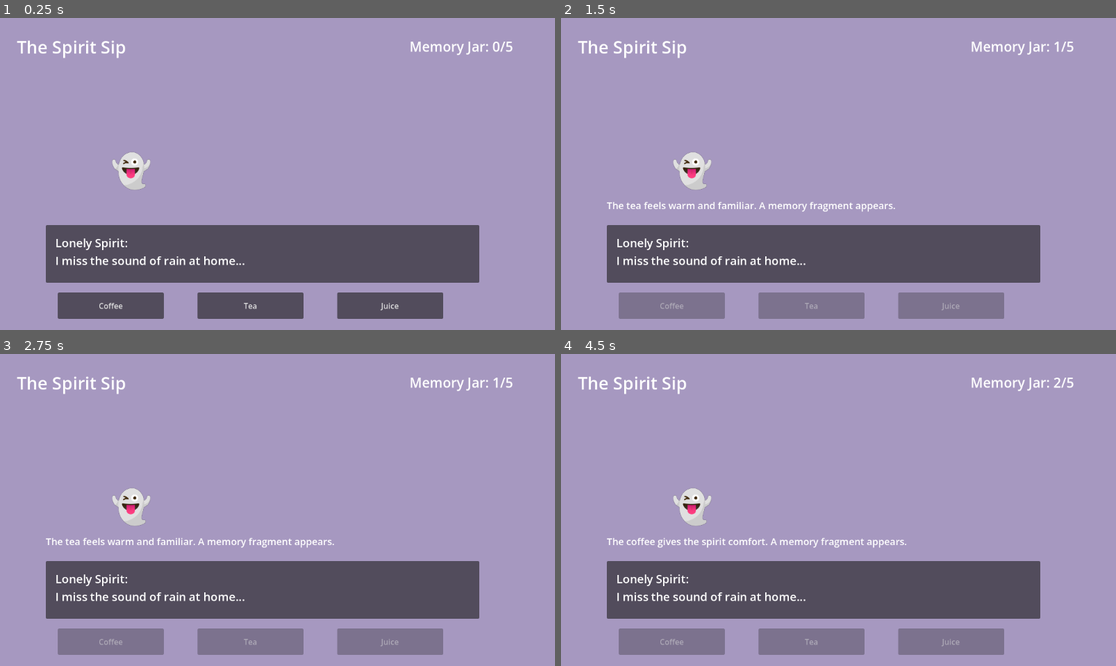
Above: before the commit, frames 1-4 (two rows, left to right).
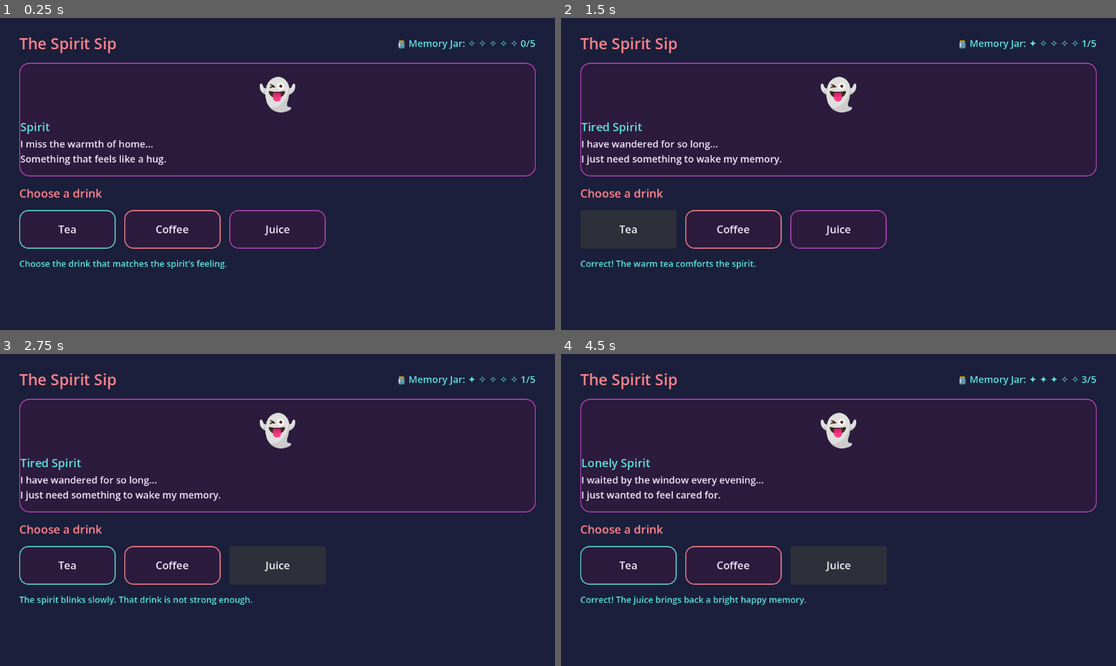
Above: after the commit, the same moments.

Repository: tipaniathebread/the-spirit-sip
Game: Godot game, scene res://scenes/main.tscn
Same seed, same stepped clock (60 frames per second), same inputs: the game is played once before the commit and once after it. Before the commit the project starts from res://maincafe.tscn.
Inputs (mouse positions are in pixels of both pictures, inside the frame that each line leads up to):
- Up to frame 1 (0.25 s): no input
- Up to frame 2 (1.5 s): click "Coffee" at 0.5 s; click "Tea" at 1.25 s
- Up to frame 3 (2.75 s): click (277, 566) at 2 s, where only the run after the commit has a clickable "Juice"
- Up to frame 4 (4.5 s): click (627, 566) at 2.75 s, where only the run after the commit has a clickable "Tea"; click "Coffee" at 3.5 s; click (838, 566) at 4.25 s, where only the run after the commit has a clickable "Juice"

The runs differ from the first frame. In frame 1, 100% of the frame differs, in the area x 0-100%, y 0-100%; in frame 2, 100%; in frame 3, 100%; in frame 4, 100%.
Error before the commit: Invalid assignment of property or key 'text' with value of type 'String' on a base object of type 'null instance'. (res://maincafe.gd:98)

Commit message:
coding everything again
changed some bits, ill be wokring on the art soon

Diff:
--- a/maincafe.gd
+++ /dev/null
@@ -1,169 +0,0 @@
-extends Control
-
-# -----------------------------
-# THE SPIRIT SIP - MAIN GAME SCRIPT
-# This script controls:
-# - spirit dialogue
-# - drink choices
-# - memory fragment score
-# - ending when the jar reaches 5/5
-# -----------------------------
-
-
-# How many memory fragments the player has collected
-var memory_fragments := 0
-
-# How many fragments are needed to finish the game
-var max_fragments := 5
-
-# Which spirit is currently being shown
-var current_spirit_index := 0
-
-# Stops the player from clicking buttons too fast
-var is_changing_spirit := false
-
-
-# This is the spirit data.
-# Each spirit has:
-# name, dialogue, correct drink, success message, and wrong message.
-var spirits = [
-	{
-		"name": "Lonely Spirit",
-		"dialogue": "I miss the sound of rain at home...",
-		"correct_drink": "Tea",
-		"success": "The tea feels warm and familiar. A memory fragment appears.",
-		"wrong": "That drink does not match the spirit's memory."
-	},
-	{
-		"name": "Tired Spirit",
-		"dialogue": "I have been wandering for so long...",
-		"correct_drink": "Coffee",
-		"success": "The coffee gives the spirit comfort. A memory fragment appears.",
-		"wrong": "The spirit still looks tired."
-	},
-	{
-		"name": "Playful Spirit",
-		"dialogue": "I remember sunny days and sweet laughter...",
-		"correct_drink": "Juice",
-		"success": "The juice reminds the spirit of happy memories.",
-		"wrong": "The spirit tilts its head, unsure."
-	},
-	{
-		"name": "Quiet Spirit",
-		"dialogue": "I used to sit by the window during storms...",
-		"correct_drink": "Tea",
-		"success": "The warm tea brings peace to the spirit.",
-		"wrong": "The spirit stays quiet."
-	},
-	{
-		"name": "Lost Spirit",
-		"dialogue": "I cannot remember where I was going...",
-		"correct_drink": "Coffee",
-		"success": "The coffee helps the spirit remember their path.",
-		"wrong": "The memory stays unclear."
-	}
-]
-
-
-# These connect the script to the child nodes in scene.
-# The names must match scene tree exactly.
-@onready var title_label: Label = $TitleLabel
-@onready var spirit_label: Label = $SpiritLabel
-@onready var dialogue_label: Label = $DialoguePanel/DialogueLabel
-@onready var coffee_button: Button = $CoffeeButton
-@onready var tea_button: Button = $TeaButton
-@onready var juice_button: Button = $JuiceButton
-@onready var memory_jar_label: Label = $MemoryJarLabel
-@onready var feedback_label: Label = $FeedbackLabel
-
-
-func _ready():
-	# Set the starting title
-	title_label.text = "The Spirit Sip"
-
-	# Show the first spirit when the game starts
-	show_current_spirit()
-
-	# Connect the buttons to the drink choice function
-	coffee_button.pressed.connect(func(): choose_drink("Coffee"))
-	tea_button.pressed.connect(func(): choose_drink("Tea"))
-	juice_button.pressed.connect(func(): choose_drink("Juice"))
-
-
-func show_current_spirit():
-	# Get the current spirit from the list
-	var spirit = spirits[current_spirit_index]
-
-	# Show the spirit dialogue
-	dialogue_label.text = spirit["name"] + ":\n" + spirit["dialogue"]
-
-	# Clear the feedback message
-	feedback_label.text = ""
-
-	# Update the memory jar text
-	update_memory_jar()
-
-	# Optional: show a simple ghost emoji for now
-	# Later you can replace this with a Sprite2D or TextureRect.
-	spirit_label.text = "👻"
-
-
-func choose_drink(drink_name: String):
-	# Prevent button spam while changing spirits
-	if is_changing_spirit:
-		return
-
-	var spirit = spirits[current_spirit_index]
-
-	# Check if the player chose the correct drink
-	if drink_name == spirit["correct_drink"]:
-		memory_fragments += 1
-		feedback_label.text = spirit["success"]
-		update_memory_jar()
-
-		# If the jar is full, finish the game
-		if memory_fragments >= max_fragments:
-			end_game()
-			return
-
-		# Move to the next spirit after a short pause
-		is_changing_spirit = true
-		set_buttons_disabled(true)
-
-		await get_tree().create_timer(1.5).timeout
-
-		current_spirit_index += 1
-		show_current_spirit()
-
-		is_changing_spirit = false
-		set_buttons_disabled(false)
-
-	else:
-		# Wrong drink: player can try again
-		feedback_label.text = spirit["wrong"] + " Try again."
-
-
-func update_memory_jar():
-	# Updates the Memory Jar label, example: Memory Jar: 3/5
-	memory_jar_label.text = "Memory Jar: " + str(memory_fragments) + "/" + str(max_fragments)
-
-
-func set_buttons_disabled(value: bool):
-	# Turns the buttons on or off
-	coffee_button.disabled = value
-	tea_button.disabled = value
-	juice_button.disabled = value
-
-
-func end_game():
-	# This runs when the player collects 5 fragments
-	dialogue_label.text = "The Memory Jar is full.\nThe spirits move on peacefully."
-
-	feedback_label.text = "Ending reached: The cafe has helped 5 spirits."
-
-	spirit_label.text = "✨"
-
-	update_memory_jar()
-
-	# Disable buttons because the game has ended
-	set_buttons_disabled(true)
--- a/maincafe.tscn
+++ /dev/null
@@ -1,103 +0,0 @@
-[gd_scene format=3 uid="uid://bnp3qr4ut5bou"]
-
-[ext_resource type="Script" uid="uid://b0x1pgsfrmaqn" path="res://maincafe.gd" id="1_nfyea"]
-
-[node name="Maincafe" type="Control" unique_id=1757790475]
-layout_mode = 3
-anchors_preset = 15
-anchor_right = 1.0
-anchor_bottom = 1.0
-grow_horizontal = 2
-grow_vertical = 2
-script = ExtResource("1_nfyea")
-
-[node name="Background" type="ColorRect" parent="." unique_id=2065140556]
-layout_mode = 1
-anchors_preset = 15
-anchor_right = 1.0
-anchor_bottom = 1.0
-grow_horizontal = 2
-grow_vertical = 2
-color = Color(0.8229651, 0.7401931, 0.97668904, 0.67058825)
-
-[node name="DialoguePanel" type="Panel" parent="." unique_id=2107571969]
-layout_mode = 0
-offset_left = 95.0
-offset_top = 430.0
-offset_right = 995.0
-offset_bottom = 550.0
-
-[node name="FeedbackLabel" type="Label" parent="." unique_id=1794648167]
-layout_mode = 0
-offset_left = 95.0
-offset_top = 375.0
-offset_right = 995.0
-offset_bottom = 420.0
-theme_override_font_sizes/font_size = 20
-autowrap_mode = 3
-
-[node name="DialogueLabel" type="Label" parent="." unique_id=147228879]
-layout_mode = 0
-offset_left = 115.0
-offset_top = 450.0
-offset_right = 965.0
-offset_bottom = 540.0
-theme_override_font_sizes/font_size = 24
-text = "Lonely Spirit:
-I miss the sound of rain at home..."
-autowrap_mode = 3
-
-[node name="TitleLabel" type="Label" parent="." unique_id=577369978]
-layout_mode = 0
-offset_left = 35.0
-offset_top = 35.0
-offset_right = 385.0
-offset_bottom = 95.0
-theme_override_font_sizes/font_size = 36
-text = "The Spirit Sip"
-
-[node name="SpiritLabel" type="Label" parent="." unique_id=1996026347]
-layout_mode = 0
-offset_left = 230.0
-offset_top = 250.0
-offset_right = 360.0
-offset_bottom = 380.0
-theme_override_font_sizes/font_size = 85
-text = "👻"
-
-[node name="MemoryJarLabel" type="Label" parent="." unique_id=2046099637]
-layout_mode = 1
-anchors_preset = 1
-anchor_left = 1.0
-anchor_right = 1.0
-offset_left = -302.0
-offset_top = 40.0
-offset_right = -32.0
-offset_bottom = 100.0
-grow_horizontal = 0
-theme_override_font_sizes/font_size = 28
-text = "Memory Jar: 0/5"
-
-[node name="CoffeeButton" type="Button" parent="." unique_id=1719917441]
-layout_mode = 0
-offset_left = 120.0
-offset_top = 570.0
-offset_right = 340.0
-offset_bottom = 625.0
-text = "Coffee"
-
-[node name="TeaButton" type="Button" parent="." unique_id=216239653]
-layout_mode = 0
-offset_left = 410.0
-offset_top = 570.0
-offset_right = 630.0
-offset_bottom = 625.0
-text = "Tea"
-
-[node name="JuiceButton" type="Button" parent="." unique_id=22179987]
-layout_mode = 0
-offset_left = 700.0
-offset_top = 570.0
-offset_right = 920.0
-offset_bottom = 625.0
-text = "Juice"
--- /dev/null
+++ b/scenes/main.gd
@@ -0,0 +1,131 @@
+extends Control
+
+# Tracks how many memory fragments the player has collected.
+var memory_fragments: int = 0
+
+# The player wins when they collect 5 fragments.
+var max_fragments: int = 5
+
+# Tracks which spirit/question the player is currently on.
+var current_spirit_index: int = 0
+
+# These connect the script to the labels in your scene.
+@onready var memory_jar_label: Label = $MainContainer/ContentBox/TopBar/MemoryJarLabel
+@onready var spirit_name_label: Label = $MainContainer/ContentBox/StoryPanel/StoryBox/SpiritNameLabel
+@onready var dialogue_label: Label = $MainContainer/ContentBox/StoryPanel/StoryBox/DialogueLabel
+@onready var feedback_label: Label = $MainContainer/ContentBox/FeedbackLabel
+
+# These connect the script to your drink buttons.
+@onready var tea_button: Button = $MainContainer/ContentBox/DrinkChoiceBox/TeaButton
+@onready var coffee_button: Button = $MainContainer/ContentBox/DrinkChoiceBox/CoffeeButton
+@onready var juice_button: Button = $MainContainer/ContentBox/DrinkChoiceBox/JuiceButton
+
+
+# This is the list of spirits/questions.
+# Each spirit has dialogue and one correct drink.
+var spirits = [
+	{
+		"name": "Spirit",
+		"dialogue": "I miss the warmth of home...\nSomething that feels like a hug.",
+		"correct_drink": "Tea",
+		"success": "Correct! The warm tea comforts the spirit.",
+		"wrong": "The spirit looks unsure. That drink does not match their feeling."
+	},
+	{
+		"name": "Tired Spirit",
+		"dialogue": "I have wandered for so long...\nI just need something to wake my memory.",
+		"correct_drink": "Coffee",
+		"success": "Correct! The coffee helps the spirit remember.",
+		"wrong": "The spirit blinks slowly. That drink is not strong enough."
+	},
+	{
+		"name": "Joyful Spirit",
+		"dialogue": "I remember sunny days and laughter...\nSomething bright would help me hold onto it.",
+		"correct_drink": "Juice",
+		"success": "Correct! The juice brings back a bright happy memory.",
+		"wrong": "The spirit tilts their head. That does not feel cheerful enough."
+	},
+	{
+		"name": "Lonely Spirit",
+		"dialogue": "I waited by the window every evening...\nI just wanted to feel cared for.",
+		"correct_drink": "Tea",
+		"success": "Correct! The tea makes the spirit feel less alone.",
+		"wrong": "The spirit looks down. That drink does not feel gentle enough."
+	},
+	{
+		"name": "Brave Spirit",
+		"dialogue": "I was scared, but I kept going...\nI need something bold to finish my story.",
+		"correct_drink": "Coffee",
+		"success": "Correct! The coffee gives the spirit courage.",
+		"wrong": "The spirit shakes their head. That drink does not feel bold enough."
+	}
+]
+
+
+func _ready() -> void:
+	# This runs when the game starts.
+	update_memory_jar()
+	show_current_spirit()
+	feedback_label.text = "Choose the drink that matches the spirit’s feeling."
+
+
+func update_memory_jar() -> void:
+	# Creates a small visual meter for the memory jar.
+	var meter: String = ""
+
+	for i in range(max_fragments):
+		if i < memory_fragments:
+			meter += "✦ "
+		else:
+			meter += "✧ "
+
+	memory_jar_label.text = "🫙 Memory Jar: " + meter + str(memory_fragments) + "/" + str(max_fragments)
+
+
+func show_current_spirit() -> void:
+	# Shows the current spirit's name and dialogue.
+	var current_spirit = spirits[current_spirit_index]
+	spirit_name_label.text = current_spirit["name"]
+	dialogue_label.text = current_spirit["dialogue"]
+
+
+func choose_drink(drink_name: String) -> void:
+	# Checks if the player picked the correct drink.
+	var current_spirit = spirits[current_spirit_index]
+
+	if drink_name == current_spirit["correct_drink"]:
+		memory_fragments += 1
+		update_memory_jar()
+		feedback_label.text = current_spirit["success"]
+
+		# Move to the next spirit after a correct answer.
+		current_spirit_index += 1
+
+		if memory_fragments >= max_fragments:
+			show_ending()
+		else:
+			show_current_spirit()
+	else:
+		feedback_label.text = current_spirit["wrong"]
+
+
+func show_ending() -> void:
+	# Shows the ending when the Memory Jar is full.
+	spirit_name_label.text = "Memory Jar Full"
+	dialogue_label.text = "The jar glows with 5 memory fragments...\nThe spirits smile and move on peacefully."
+	feedback_label.text = "Ending unlocked: You helped the spirits move on."
+
+	# Disable buttons so the game feels finished.
+	tea_button.disabled = true
+	coffee_button.disabled = true
+	juice_button.disabled = true
+
+func _on_tea_button_pressed() -> void:
+	choose_drink("Tea")
+
+
+func _on_coffee_button_pressed() -> void:
+	choose_drink("Coffee")
+
+func _on_juice_button_pressed() -> void:
+	choose_drink("Juice")
--- /dev/null
+++ b/scenes/main.tscn
@@ -0,0 +1,175 @@
+[gd_scene format=3 uid="uid://bnp3qr4ut5bou"]
+
+[ext_resource type="Script" uid="uid://cfdyn3bl26mut" path="res://scenes/main.gd" id="1_o5qli"]
+
+[sub_resource type="StyleBoxFlat" id="StyleBoxFlat_sgp6g"]
+bg_color = Color(0.1764706, 0.105882354, 0.23921569, 1)
+border_width_left = 2
+border_width_top = 2
+border_width_right = 2
+border_width_bottom = 2
+border_color = Color(0.7176471, 0.26666668, 0.72156864, 1)
+corner_radius_top_left = 20
+corner_radius_top_right = 20
+corner_radius_bottom_right = 20
+corner_radius_bottom_left = 20
+
+[sub_resource type="StyleBoxFlat" id="StyleBoxFlat_o5qli"]
+bg_color = Color(0.1764706, 0.105882354, 0.23921569, 1)
+border_width_left = 2
+border_width_top = 2
+border_width_right = 2
+border_width_bottom = 2
+border_color = Color(0.3764706, 0.88235295, 0.8784314, 1)
+corner_radius_top_left = 18
+corner_radius_top_right = 18
+corner_radius_bottom_right = 18
+corner_radius_bottom_left = 18
+
+[sub_resource type="StyleBoxFlat" id="StyleBoxFlat_0wfyh"]
+bg_color = Color(0.1764706, 0.105882354, 0.23921569, 1)
+border_width_left = 2
+border_width_top = 2
+border_width_right = 2
+border_width_bottom = 2
+border_color = Color(1, 0.52156866, 0.5529412, 1)
+corner_radius_top_left = 18
+corner_radius_top_right = 18
+corner_radius_bottom_right = 18
+corner_radius_bottom_left = 18
+
+[sub_resource type="StyleBoxFlat" id="StyleBoxFlat_sugp2"]
+bg_color = Color(0.1764706, 0.105882354, 0.23921569, 1)
+border_width_left = 2
+border_width_top = 2
+border_width_right = 2
+border_width_bottom = 2
+border_color = Color(0.7176471, 0.26666668, 0.72156864, 1)
+corner_radius_top_left = 18
+corner_radius_top_right = 18
+corner_radius_bottom_right = 18
+corner_radius_bottom_left = 18
+
+[node name="Main" type="Control" unique_id=1174815749]
+layout_mode = 3
+anchors_preset = 15
+anchor_right = 1.0
+anchor_bottom = 1.0
+grow_horizontal = 2
+grow_vertical = 2
+script = ExtResource("1_o5qli")
+
+[node name="Background" type="ColorRect" parent="." unique_id=1383613562]
+layout_mode = 1
+anchors_preset = 15
+anchor_right = 1.0
+anchor_bottom = 1.0
+grow_horizontal = 2
+grow_vertical = 2
+color = Color(0.105882354, 0.12156863, 0.23137255, 1)
+
+[node name="MainContainer" type="MarginContainer" parent="." unique_id=1399773515]
+layout_mode = 1
+anchors_preset = 15
+anchor_right = 1.0
+anchor_bottom = 1.0
+grow_horizontal = 2
+grow_vertical = 2
+theme_override_constants/margin_left = 40
+theme_override_constants/margin_top = 30
+theme_override_constants/margin_right = 40
+theme_override_constants/margin_bottom = 30
+
+[node name="ContentBox" type="VBoxContainer" parent="MainContainer" unique_id=748864888]
+layout_mode = 2
+theme_override_constants/separation = 18
+
+[node name="TopBar" type="HBoxContainer" parent="MainContainer/ContentBox" unique_id=1907618589]
+layout_mode = 2
+
+[node name="TitleLabel" type="Label" parent="MainContainer/ContentBox/TopBar" unique_id=635894930]
+layout_mode = 2
+size_flags_horizontal = 3
+theme_override_colors/font_color = Color(1, 0.52156866, 0.5529412, 1)
+theme_override_font_sizes/font_size = 32
+text = "The Spirit Sip"
+
+[node name="MemoryJarLabel" type="Label" parent="MainContainer/ContentBox/TopBar" unique_id=1133415200]
+layout_mode = 2
+theme_override_colors/font_color = Color(0.3764706, 0.88235295, 0.8784314, 1)
+theme_override_font_sizes/font_size = 20
+text = "Memory Jar: 0 Fragments"
+
+[node name="StoryPanel" type="PanelContainer" parent="MainContainer/ContentBox" unique_id=1797488324]
+custom_minimum_size = Vector2(0, 220)
+layout_mode = 2
+theme_override_styles/panel = SubResource("StyleBoxFlat_sgp6g")
+
+[node name="StoryBox" type="VBoxContainer" parent="MainContainer/ContentBox/StoryPanel" unique_id=1697536801]
+layout_mode = 2
+
+[node name="SpiritIconLabel" type="Label" parent="MainContainer/ContentBox/StoryPanel/StoryBox" unique_id=1199946105]
+layout_mode = 2
+theme_override_colors/font_color = Color(0.3764706, 0.88235295, 0.8784314, 1)
+theme_override_font_sizes/font_size = 80
+text = "👻"
+horizontal_alignment = 1
+
+[node name="SpiritNameLabel" type="Label" parent="MainContainer/ContentBox/StoryPanel/StoryBox" unique_id=1784288376]
+layout_mode = 2
+theme_override_colors/font_color = Color(0.3764706, 0.88235295, 0.8784314, 1)
+theme_override_font_sizes/font_size = 24
+text = "Spirit"
+
+[node name="DialogueLabel" type="Label" parent="MainContainer/ContentBox/StoryPanel/StoryBox" unique_id=202591155]
+custom_minimum_size = Vector2(700, 80)
+layout_mode = 2
+theme_override_colors/font_color = Color(0.9647059, 0.9098039, 1, 1)
+theme_override_font_sizes/font_size = 20
+text = "I miss the warmth of home...
+Something that feels like a hug."
+autowrap_mode = 3
+
+[node name="DrinkPromptLabel" type="Label" parent="MainContainer/ContentBox" unique_id=485911031]
+layout_mode = 2
+theme_override_colors/font_color = Color(1, 0.52156866, 0.5529412, 1)
+theme_override_font_sizes/font_size = 24
+text = "Choose a drink"
+
+[node name="DrinkChoiceBox" type="HBoxContainer" parent="MainContainer/ContentBox" unique_id=875250164]
+layout_mode = 2
+theme_override_constants/separation = 18
+
+[node name="TeaButton" type="Button" parent="MainContainer/ContentBox/DrinkChoiceBox" unique_id=413184057]
+custom_minimum_size = Vector2(200, 80)
+layout_mode = 2
+theme_override_colors/font_color = Color(0.9647059, 0.9098039, 1, 1)
+theme_override_font_sizes/font_size = 22
+theme_override_styles/normal = SubResource("StyleBoxFlat_o5qli")
+text = "Tea"
+
+[node name="CoffeeButton" type="Button" parent="MainContainer/ContentBox/DrinkChoiceBox" unique_id=395931968]
+custom_minimum_size = Vector2(200, 80)
+layout_mode = 2
+theme_override_colors/font_color = Color(0.9647059, 0.9098039, 1, 1)
+theme_override_font_sizes/font_size = 22
+theme_override_styles/normal = SubResource("StyleBoxFlat_0wfyh")
+text = "Coffee"
+
+[node name="JuiceButton" type="Button" parent="MainContainer/ContentBox/DrinkChoiceBox" unique_id=1674426947]
+custom_minimum_size = Vector2(200, 80)
+layout_mode = 2
+theme_override_colors/font_color = Color(0.9647059, 0.9098039, 1, 1)
+theme_override_font_sizes/font_size = 22
+theme_override_styles/normal = SubResource("StyleBoxFlat_sugp2")
+text = "Juice"
+
+[node name="FeedbackLabel" type="Label" parent="MainContainer/ContentBox" unique_id=1529828232]
+layout_mode = 2
+theme_override_colors/font_color = Color(0.3764706, 0.88235295, 0.8784314, 1)
+theme_override_font_sizes/font_size = 18
+text = "Choose the drink that matches the spirit’s feeling."
+
+[connection signal="pressed" from="MainContainer/ContentBox/DrinkChoiceBox/TeaButton" to="." method="_on_tea_button_pressed"]
+[connection signal="pressed" from="MainContainer/ContentBox/DrinkChoiceBox/CoffeeButton" to="." method="_on_coffee_button_pressed"]
+[connection signal="pressed" from="MainContainer/ContentBox/DrinkChoiceBox/JuiceButton" to="." method="_on_juice_button_pressed"]
--- a/main_menu.tscn
+++ b/scenes/main_menu.tscn
@@ -1,11 +1,11 @@
 [gd_scene format=3 uid="uid://dch3e6bcbyf0d"]
 
-[ext_resource type="Texture2D" uid="uid://dd4bapl0g1xk" path="res://assets/cafebackground_2.jpg" id="1_06t4h"]
-[ext_resource type="Script" uid="uid://chgebc0p22q01" path="res://main_menu.gd" id="1_fu7sn"]
-[ext_resource type="FontFile" uid="uid://bwmtvxurgt2ag" path="res://assets/KiwiSoda.ttf" id="3_jix8l"]
+[ext_resource type="Script" uid="uid://chgebc0p22q01" path="res://scripts/main_menu.gd" id="1_bqqt6"]
+[ext_resource type="Texture2D" uid="uid://dd4bapl0g1xk" path="res://assets/cafebackground_2.jpg" id="2_wu84c"]
+[ext_resource type="FontFile" uid="uid://bwmtvxurgt2ag" path="res://assets/KiwiSoda.ttf" id="3_8ln24"]
 
 [sub_resource type="StyleBoxTexture" id="StyleBoxTexture_7vrkn"]
-texture = ExtResource("1_06t4h")
+texture = ExtResource("2_wu84c")
 modulate_color = Color(0.3403393, 0.34033933, 0.3403393, 1)
 
 [sub_resource type="StyleBoxFlat" id="StyleBoxFlat_rhts7"]
@@ -55,7 +55,7 @@
 anchor_bottom = 1.0
 grow_horizontal = 2
 grow_vertical = 2
-script = ExtResource("1_fu7sn")
+script = ExtResource("1_bqqt6")
 
 [node name="Panel" type="Panel" parent="." unique_id=1434870822]
 layout_mode = 1
--- a/main_menu.gd
+++ b/scripts/main_menu.gd
@@ -13,7 +13,7 @@
 	options.visible = false
 
 func _on_start_pressed() -> void:
-	get_tree().change_scene_to_file("res://maincafe.tscn")
+	get_tree().change_scene_to_file("res://scenes/main.tscn")
 
 
 func _on_options_pressed() -> void:
Not shown, removed: maincafe.gd.uid
Not shown, added: scenes/main.gd.uid
Not shown: 5 places in scenes/main_menu.tscn that only renumber resources
Renamed: main_menu.gd.uid -> scripts/main_menu.gd.uid
